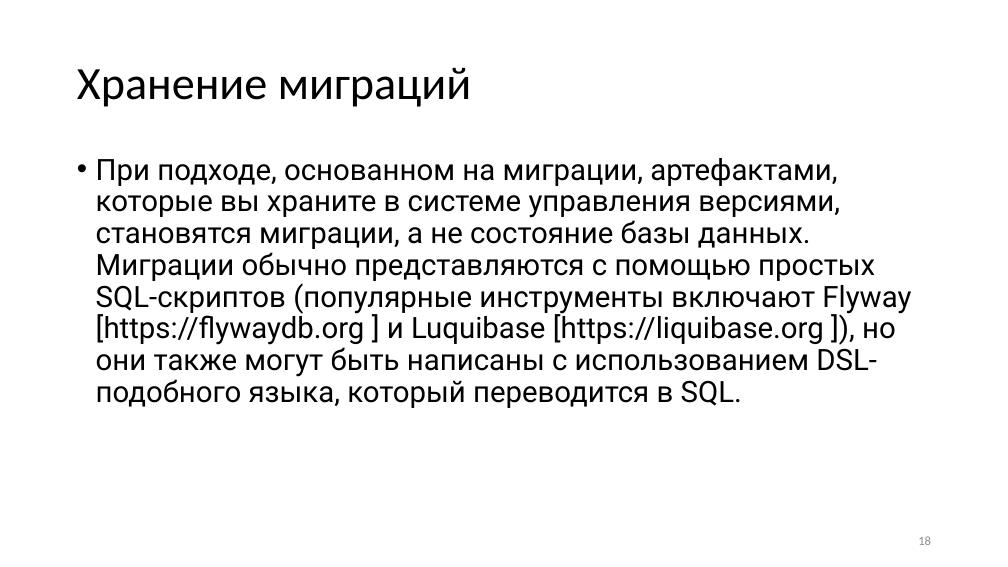
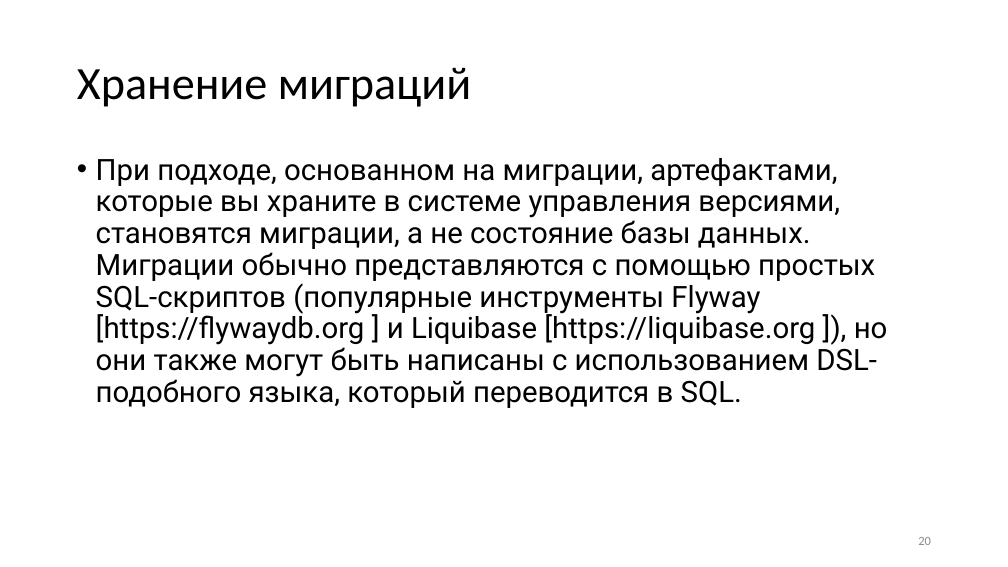
Before and after one commit to Sa1Gur/DbTest.Containers, a slide deck: slide 20 of DbaseTesting.pptx (slide 18 before the commit). Drawn at 1008x567 pixels with LibreOffice and Linux fonts; fonts in the diff are those of the drawing. Boxes give left, top, right and bottom in pixels: in the first picture for what was removed or moved away, otherwise in the second. Text is boxed around its words. In the diff, an @@ line names an element or a change of style, - is before the commit and + after.

```diff
--- a/DbaseTesting.pptx
+++ b/DbaseTesting.pptx
@@ text at (96, 158, 888, 408): text changed @@
-• При подходе, основанном на миграции, артефактами, которые вы храните в системе управления версиями, становятся миграции, а не состояние базы данных. Миграции обычно представляются с помощью простых SQL-скриптов (популярные инструменты включают Flyway [https://flywaydb.org ] и Luquibase [https://liquibase.org ]), но они также могут быть написаны с использованием DSL-подобного языка, который переводится в SQL.
+• При подходе, основанном на миграции, артефактами, которые вы храните в системе управления версиями, становятся миграции, а не состояние базы данных. Миграции обычно представляются с помощью простых SQL-скриптов (популярные инструменты Flyway [https://flywaydb.org ] и Liquibase [https://liquibase.org ]), но они также могут быть написаны с использованием DSL-подобного языка, который переводится в SQL.
@@ page number at (918, 537, 931, 545): text changed @@
-18
+20
```
Also in this commit, not shown: 34 other slides changed, 8 slides added, 5 slides removed, 1 other file.
